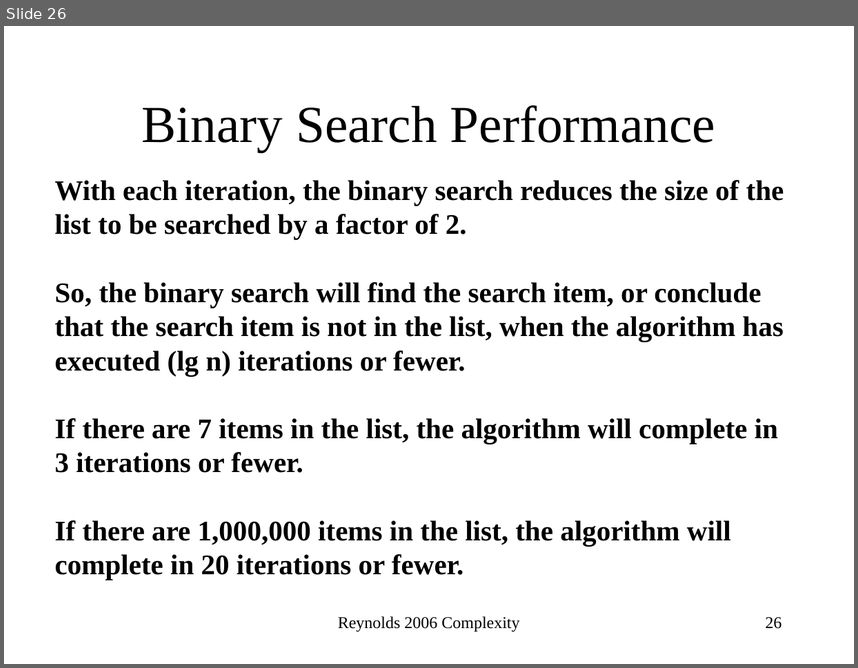
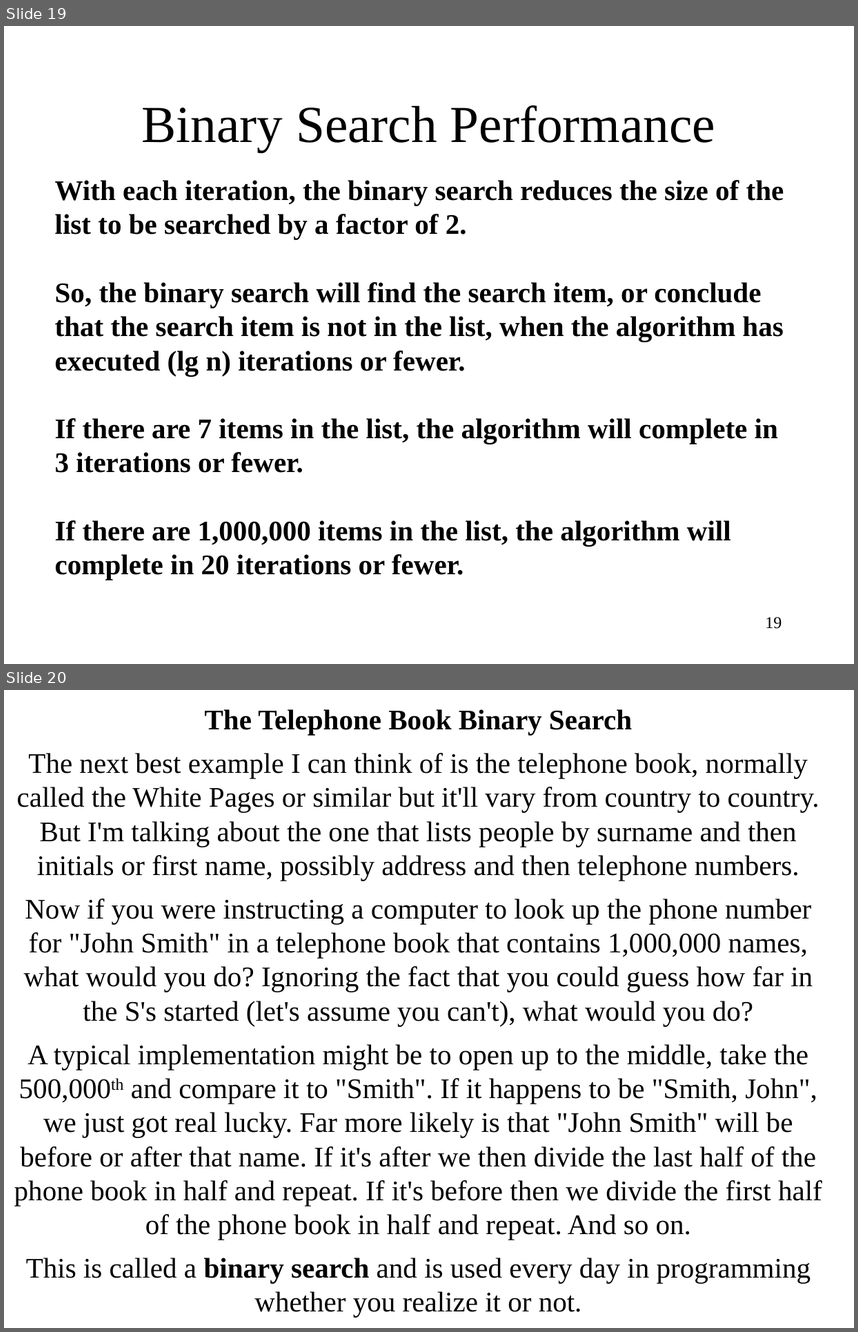
Before and after one commit to kartikshahc/testing, a slide deck: ComplexityAnalysis.ppt. Shown one above the other, each under a label of ours: slide 26 before the commit, slides 19 and 20 after it. The pictures are 858x668 and 858x1332 pixels, drawn with LibreOffice and Linux fonts; fonts in the diff are those of the drawing. Boxes give left, top, right and bottom in pixels: in the first picture for what was removed or moved away, otherwise in the second. Text is boxed around its words. In the diff, an @@ line names an element or a change of style, - is before the commit and + after.

```diff
--- a/ComplexityAnalysis.ppt
+++ b/ComplexityAnalysis.ppt
@@ slide 20 added at [4, 690, 854, 1328], background #FFFFFF @@
@@ subtitle added at [14, 709, 822, 1317], 24 pt, text #000000 @@
+The Telephone Book Binary Search
+The next best example I can think of is the telephone book, normally called the White Pages or similar but it'll vary from country to country. But I'm talking about the one that lists people by surname and then initials or first name, possibly address and then telephone numbers.
+Now if you were instructing a computer to look up the phone number for "John Smith" in a telephone book that contains 1,000,000 names, what would you do? Ignoring the fact that you could guess how far in the S's started (let's assume you can't), what would you do?
+A typical implementation might be to open up to the middle, take the 500,000th and compare it to "Smith". If it happens to be "Smith, John", we just got real lucky. Far more likely is that "John Smith" will be before or after that name. If it's after we then divide the last half of the phone book in half and repeat. If it's before then we divide the first half of the phone book in half and repeat. And so on.
+This is called a binary search and is used every day in programming whether you realize it or not.
@@ what was slide 26 is now slide 19 @@
@@ slide 19 changed as well @@
@@ text removed at [338, 616, 519, 631] @@
-Reynolds 2006 Complexity
@@ page number at [765, 617, 782, 628]: text changed @@
-26
+19
```
Also in this commit, not shown: 12 other slides changed, 13 other slides added, 14 slides removed, 3 other files.
